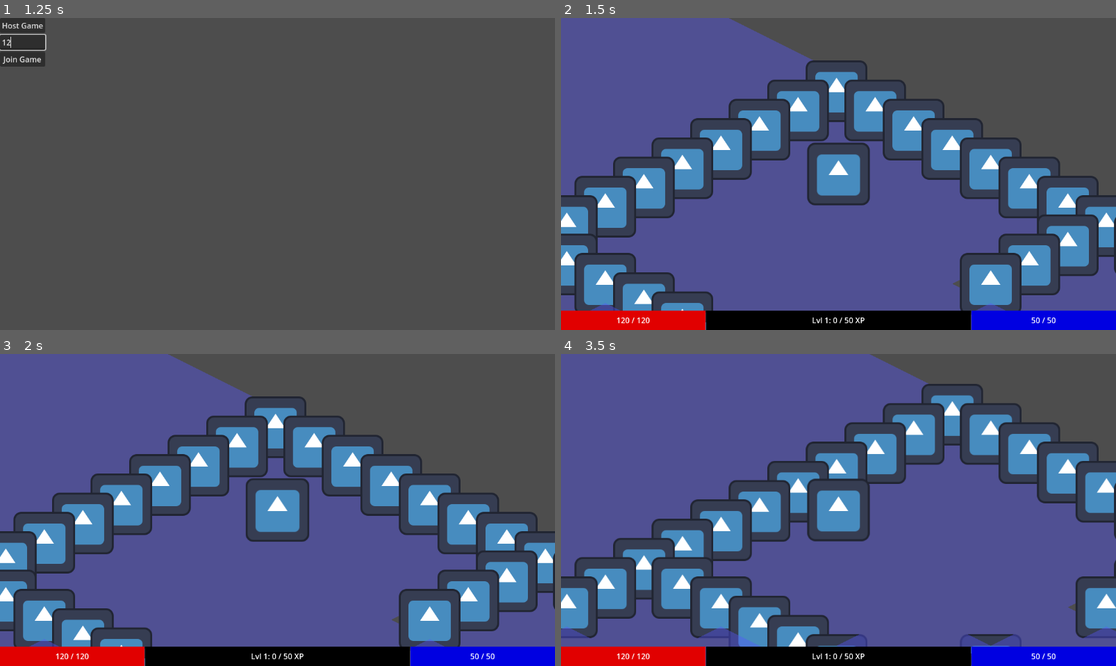
Above: before the commit, frames 1-4 (two rows, left to right).
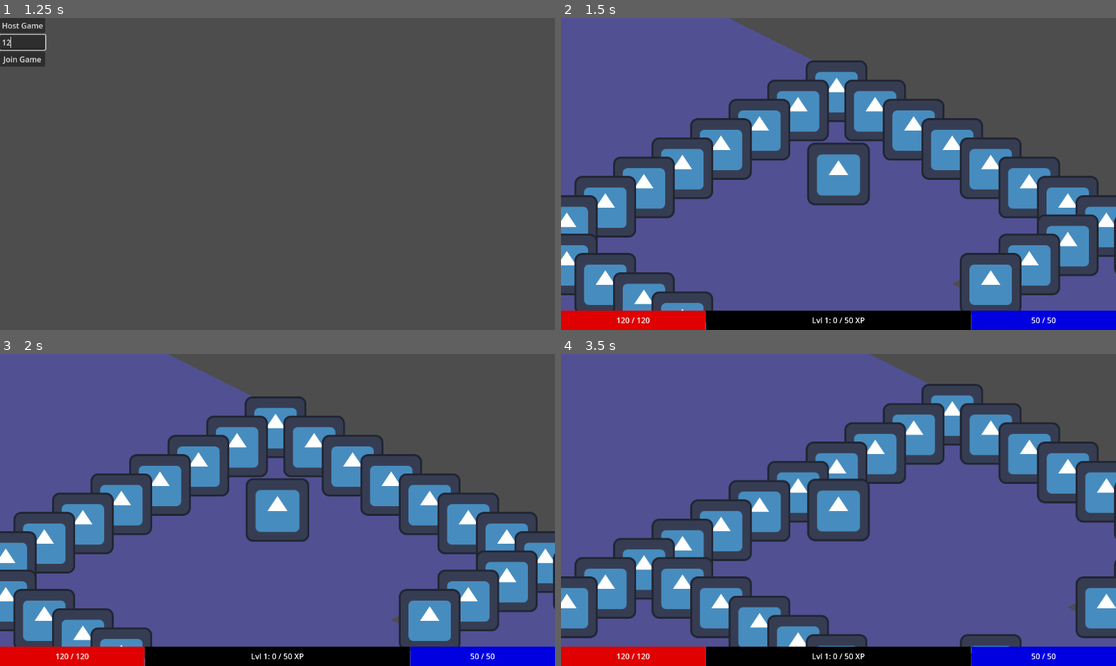
Above: after the commit, the same moments.

Repository: PietPadda/Godot_2D_ARPG
Game: Godot game, scene res://scenes/ui/main_menu.tscn
Same seed, same stepped clock (60 frames per second), same inputs: the game is played once before the commit and once after it. The engine's default icon, where the game draws it, is replaced by a stand-in: a white triangle on a blue panel in a dark square.
Inputs (mouse positions are in pixels of both pictures, inside the frame that each line leads up to):
- Up to frame 1 (1.25 s): click (22, 42) at 0.52 s; type "12" at 0.6 s
- Up to frame 2 (1.5 s): click "Host Game" at 1.25 s
- Up to frame 3 (2 s): no input
- Up to frame 4 (3.5 s): tap Enter at 2 s; move the mouse to (960, 494) at 2.02 s; hold E (interact) 2.03-2.78 s; click (960, 494) at 2.17 s; tap Space at 2.75 s; move the mouse to (727, 525) at 2.77 s; click (727, 525) at 2.85 s

Frame 1 is identical in both runs. In frame 2, 0.1% of the frame differs, in the area x 5-80%, y 91-96%; in frame 3, 0.1%; in frame 4, 0.9%, in the area x 0-100%, y 87-97%.

Commit message:
fix(debug): set debug tile mouse filter to ignore to allow targeting

Diff:
--- a/scenes/debug/debug_tile.tscn
+++ b/scenes/debug/debug_tile.tscn
@@ -1,5 +1,11 @@
 [gd_scene format=3 uid="uid://bqwmbhdbdr7sf"]
 
-[node name="DebugTile" type="Polygon2D"]
+[node name="DebugTile" type="Control"]
+z_index = -4096
+layout_mode = 3
+anchors_preset = 0
+mouse_filter = 2
+
+[node name="Polygon2D" type="Polygon2D" parent="."]
 color = Color(0.333333, 0.333333, 1, 0.392157)
 polygon = PackedVector2Array(80, 0, 160, 40, 80, 80, 0, 40)
--- a/scripts/player/states/player_chase_state.gd
+++ b/scripts/player/states/player_chase_state.gd
@@ -8,6 +8,7 @@
 var last_target_tile: Vector2i
 
 func enter() -> void:
+	print("ENTERING CHASE STATE!")
 	# On entering, immediately start moving towards the target.
 	if not is_instance_valid(target):
 		state_machine.change_state(States.PLAYER_STATE_NAMES[States.PLAYER.IDLE]) # just idle if invalid target
@@ -24,6 +25,7 @@
 	_recalculate_path() # Start the chase
 
 func exit() -> void:
+	print("EXITING CHASE STATE!")
 	# Disconnect from all signals for clean state transitions
 	if grid_movement_component.path_stuck.is_connected(_recalculate_path):
 		grid_movement_component.path_stuck.disconnect(_recalculate_path)
@@ -43,6 +45,11 @@
 	# First, always check if we've arrived in attack range.
 	var distance = player.global_position.distance_to(target.global_position)
 	var attack_range = stats_component.get_total_stat("range")
+
+	# --- NEW DEBUG PRINTS ---
+	# Let's see what the actual values are every frame.
+	print("Distance to Target: ", distance, " | Attack Range: ", attack_range)
+	# --- END DEBUG PRINTS ---
 
 	if distance <= attack_range:
 		var attack_state: PlayerAttackState = state_machine.get_state(States.PLAYER.ATTACK)
